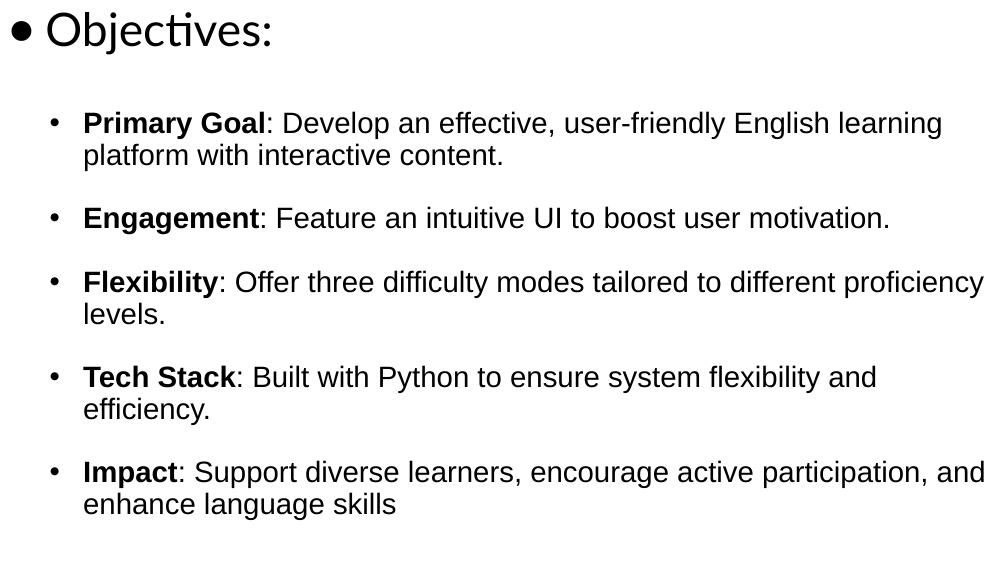
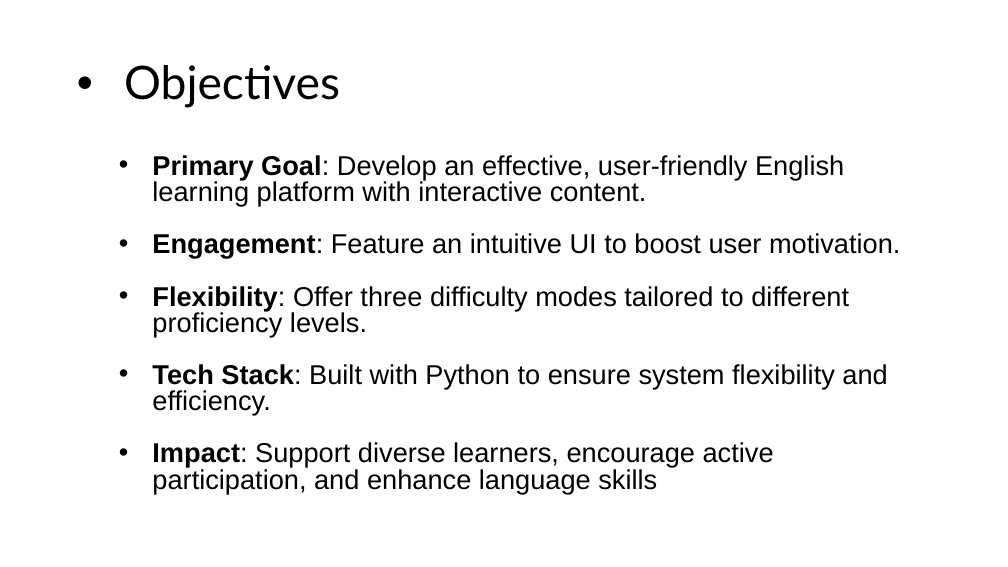
Before and after one commit to iissaaaacc01/School-SBA-english-learning-program-, a slide deck: slide 2 of Isaac SBA Report.pptx. Drawn at 1008x567 pixels with LibreOffice and Linux fonts; fonts in the diff are those of the drawing. Boxes give left, top, right and bottom in pixels: in the first picture for what was removed or moved away, otherwise in the second. Text is boxed around its words. In the diff, an @@ line names an element or a change of style, - is before the commit and + after.

```diff
--- a/Isaac SBA Report.pptx
+++ b/Isaac SBA Report.pptx
@@ title at box(124, 65, 340, 108): text changed @@
-● Objectives:
+• Objectives
@@ text "Primary Goal: Develop an effective, ...": place and size @@
-text "Primary Goal: Develop an effective, ..." at box(83, 111, 986, 520)
+text "Primary Goal: Develop an effective, ..." at box(152, 155, 900, 493)
@@ text "Primary Goal: Develop an effective, ..." at box(152, 155, 900, 493): size 28 to 25.9 pt; line spacing 0.9 to 0.8; vertical alignment middle to top @@
```
Also in this commit, not shown: 4 other slides changed.
